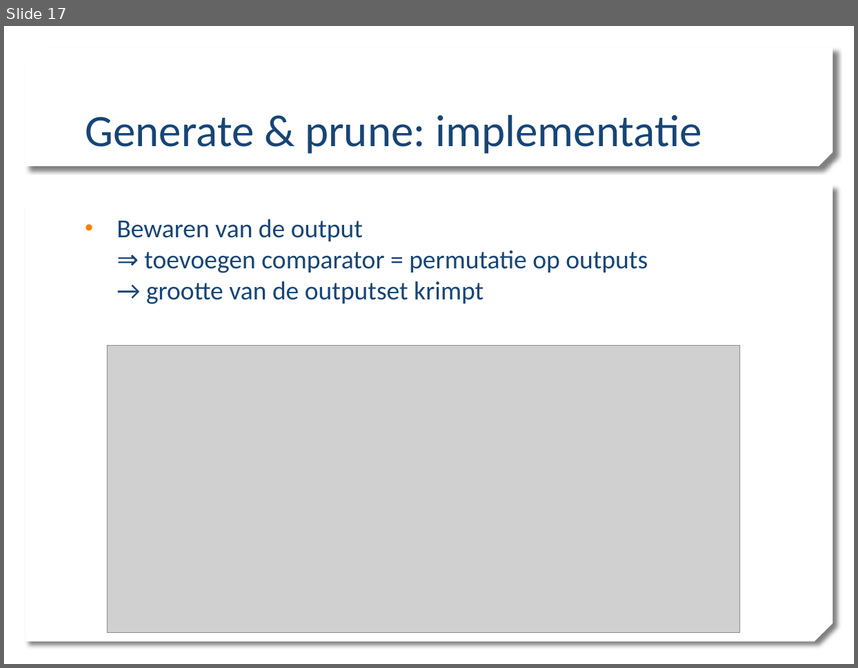
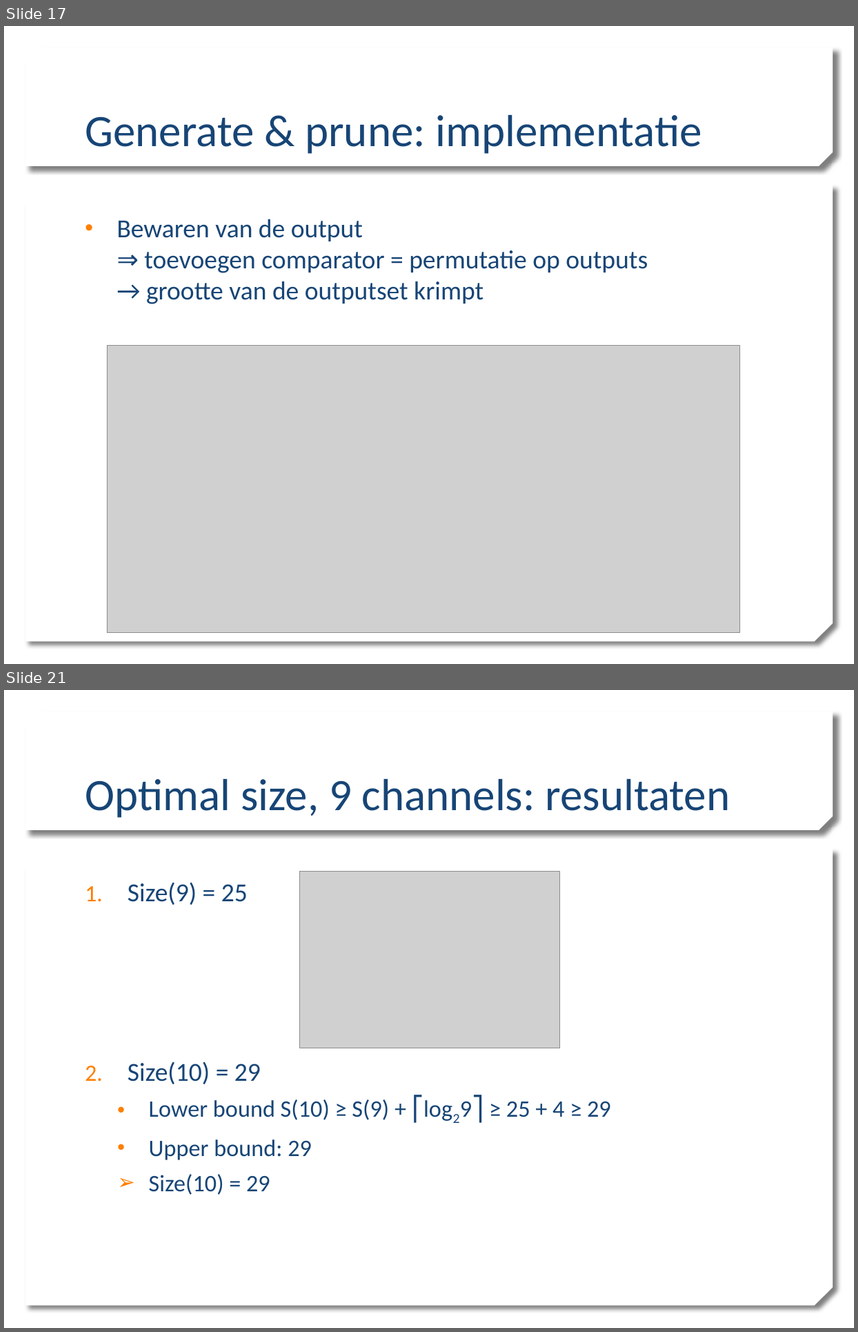
Before and after one commit to mdekempeneer/Research-Optimal-Size-Sorting-Networks, a slide deck: PPP1_WV.pptx. Shown one above the other, each under a label of ours: slide 17 before the commit, slides 17 and 21 after it; the slides between them are not shown. The pictures are 858x668 and 858x1332 pixels, drawn with LibreOffice and Linux fonts; fonts in the diff are those of the drawing; grey boxes stand for pictures; background and template pictures are left out. Boxes give left, top, right and bottom in pixels: in the first picture for what was removed or moved away, otherwise in the second. Text is boxed around its words. In the diff, an @@ line names an element or a change of style, - is before the commit and + after.

```diff
--- a/PPP1_WV.pptx
+++ b/PPP1_WV.pptx
@@ slide 21 added at [4, 690, 854, 1328], background picture (left out); not listed: 2 template elements that a slide beside it also shows @@
@@ title added at [85, 779, 730, 818], 38 pt, text #174576 @@
+Optimal size, 9 channels: resultaten
@@ picture added at [300, 871, 560, 1048] @@
@@ text added at [128, 882, 611, 1194], 20 pt, text #174576 @@
+1. Size(9) = 25
+2. Size(10) = 29
+  • Lower bound S(10) ≥ S(9) + ⎡log29⎤ ≥ 25 + 4 ≥ 29
+  • Upper bound: 29
+  ➢ Size(10) = 29
```
Also in this commit, not shown: 7 slides changed, 4 other slides added, 1 slide removed.
